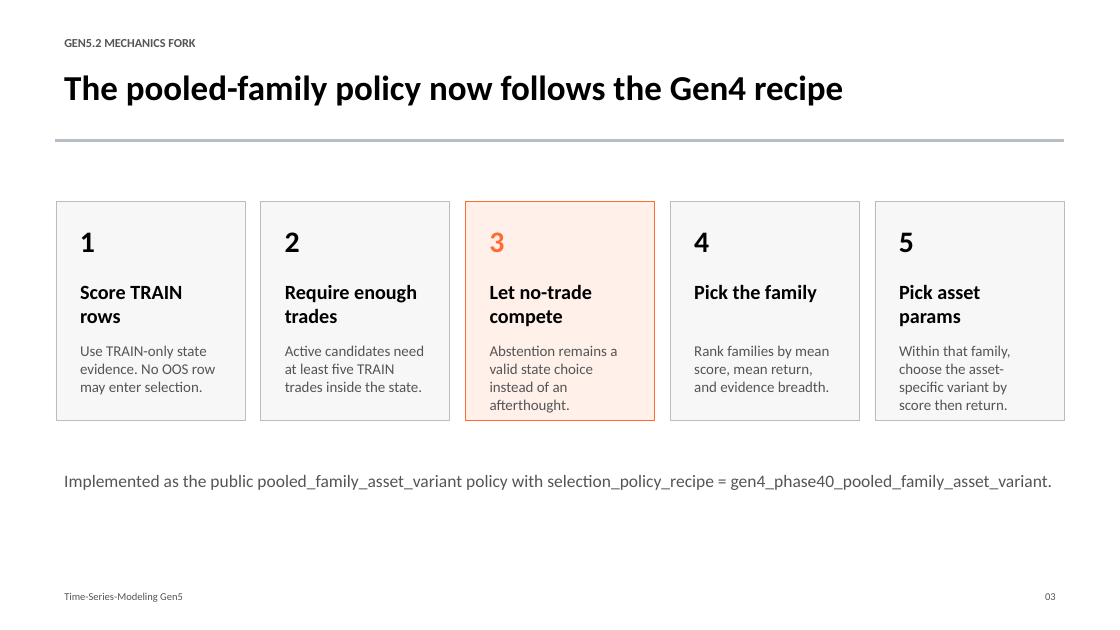
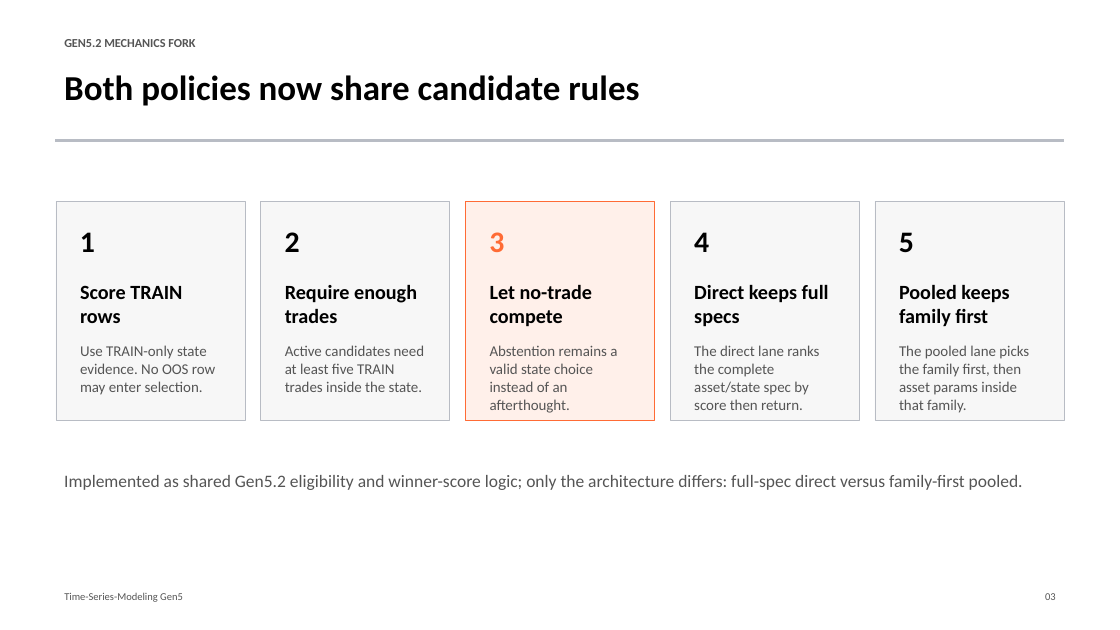
Before and after one commit to Francisc0Franc0/Time-Series-Modeling-Gen5, a slide deck: slide 3 of presentations/gen5_2_mechanics_fork.pptx. Drawn at 1120x630 pixels with LibreOffice and Linux fonts; fonts in the diff are those of the drawing. Boxes give left, top, right and bottom in pixels: in the first picture for what was removed or moved away, otherwise in the second. Text is boxed around its words. In the diff, an @@ line names an element or a change of style, - is before the commit and + after.

Commit message:
Align Gen5.2 direct selection scoring

```diff
--- a/presentations/gen5_2_mechanics_fork.pptx
+++ b/presentations/gen5_2_mechanics_fork.pptx
@@ text at <box>64,75,639,106</box>: text changed @@
-The pooled-family policy now follows the Gen4 recipe
+Both policies now share candidate rules
@@ text at <box>694,285,829,327</box>: text changed @@
-Pick the family
+Direct keeps full specs
@@ text at <box>899,285,1009,327</box>: text changed @@
-Pick asset params
+Pooled keeps family first
@@ text at <box>694,345,819,410</box>: text changed @@
-Rank families by mean score, mean return, and evidence breadth.
+The direct lane ranks the complete asset/state spec by score then return.
@@ text at <box>899,345,1029,413</box>: text changed @@
-Within that family, choose the asset-specific variant by score then return.
+The pooled lane picks the family first, then asset params inside that family.
@@ text at <box>64,475,1023,490</box>: text changed @@
-Implemented as the public pooled_family_asset_variant policy with selection_policy_recipe = gen4_phase40_pooled_family_asset_variant.
+Implemented as shared Gen5.2 eligibility and winner-score logic; only the architecture differs: full-spec direct versus family-first pooled.
```
Also in this commit, not shown: 1 other slide changed, 7 other files.
